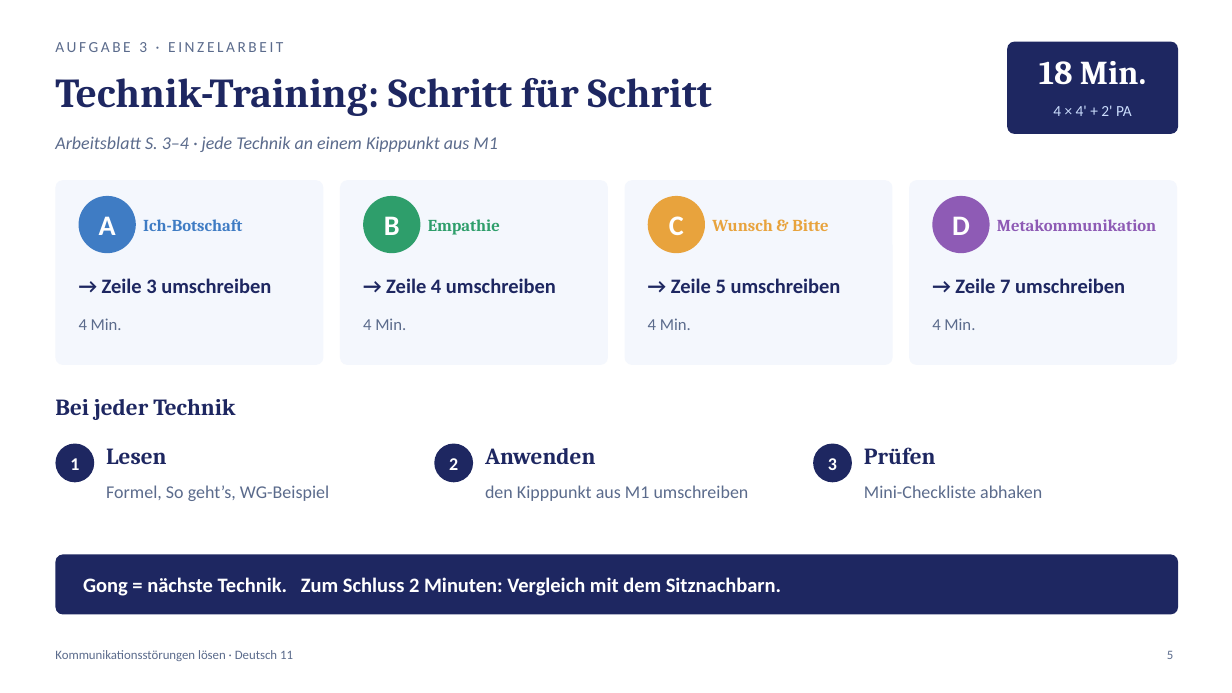
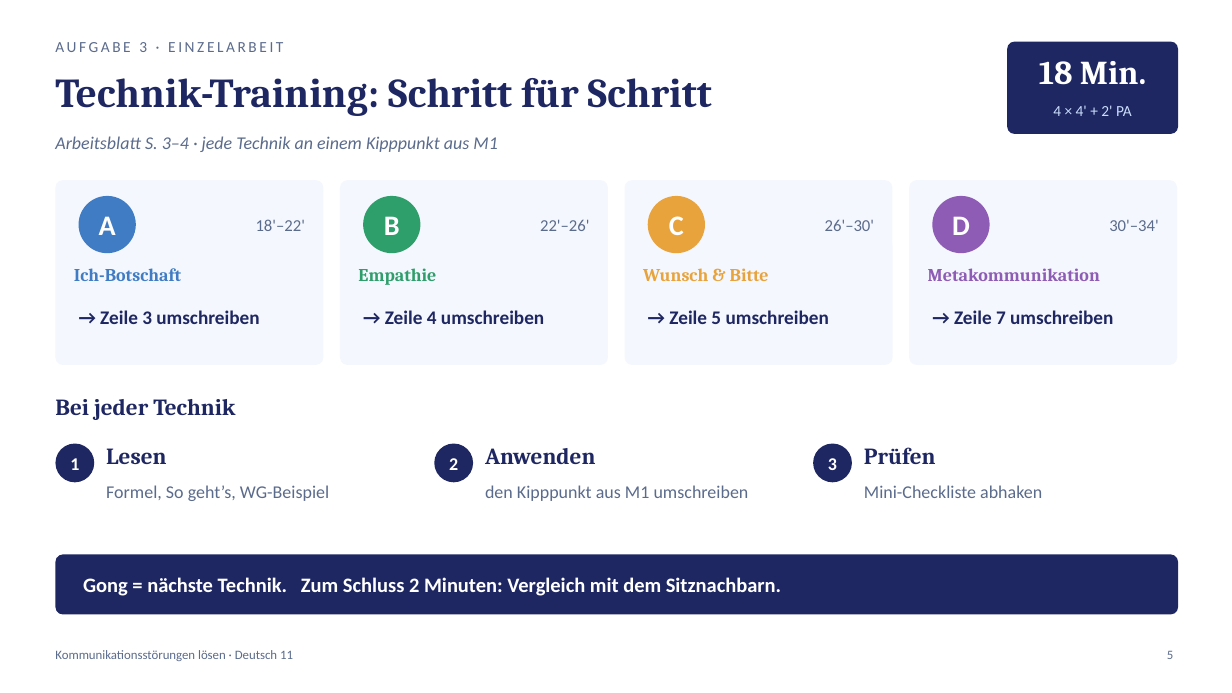
Before and after one commit to golzkonstantin-gif/Schule, a slide deck: slide 5 of Deutsch_11/Kommunikationsstoerungen_loesen/Praesentation_Kommunikationsstoerungen_loesen.pptx. Drawn at 1232x693 pixels with LibreOffice and Linux fonts; fonts in the diff are those of the drawing. Boxes give left, top, right and bottom in pixels: in the first picture for what was removed or moved away, otherwise in the second. Text is boxed around its words. In the diff, an @@ line names an element or a change of style, - is before the commit and + after.

```diff
--- a/Deutsch_11/Kommunikationsstoerungen_loesen/Praesentation_Kommunikationsstoerungen_loesen.pptx
+++ b/Deutsch_11/Kommunikationsstoerungen_loesen/Praesentation_Kommunikationsstoerungen_loesen.pptx
@@ text added at [256, 219, 305, 231], 13 pt, text #5B6B8C @@
+18'–22'
@@ text added at [540, 219, 589, 231], 13 pt, text #5B6B8C @@
+22'–26'
@@ text added at [825, 219, 874, 231], 13 pt, text #5B6B8C @@
+26'–30'
@@ text added at [1109, 220, 1158, 231], 13 pt, text #5B6B8C @@
+30'–34'
@@ text "Ich-Botschaft": place and size @@
-text "Ich-Botschaft" at [143, 219, 242, 231]
+text "Ich-Botschaft" at [74, 268, 181, 281]
@@ text "Empathie": place and size @@
-text "Empathie" at [428, 219, 500, 235]
+text "Empathie" at [358, 268, 436, 285]
@@ text "Wunsch & Bitte": place and size @@
-text "Wunsch & Bitte" at [712, 219, 828, 231]
+text "Wunsch & Bitte" at [643, 268, 769, 281]
@@ size 13 to 14 pt; vertical alignment middle to top in 4 elements at [74, 268, 181, 281], [358, 268, 436, 285], [643, 268, 769, 281], [928, 268, 1100, 281] @@
@@ text "Metakommunikation": place and size @@
-text "Metakommunikation" at [997, 219, 1156, 231]
+text "Metakommunikation" at [928, 268, 1100, 281]
@@ text "→ Zeile 3 umschreiben": place and size @@
-text "→ Zeile 3 umschreiben" at [102, 278, 271, 293]
+text "→ Zeile 3 umschreiben" at [100, 310, 259, 324]
@@ text removed at [79, 318, 122, 330] @@
-4 Min.
@@ text "→ Zeile 4 umschreiben": place and size @@
-text "→ Zeile 4 umschreiben" at [386, 278, 556, 293]
+text "→ Zeile 4 umschreiben" at [385, 310, 544, 324]
@@ text removed at [363, 318, 406, 330] @@
-4 Min.
@@ text "→ Zeile 5 umschreiben": place and size @@
-text "→ Zeile 5 umschreiben" at [671, 278, 841, 293]
+text "→ Zeile 5 umschreiben" at [669, 310, 829, 324]
@@ text removed at [648, 318, 691, 330] @@
-4 Min.
@@ text removed at [932, 318, 975, 330] @@
-4 Min.
@@ size 16 to 15 pt in 4 elements at [100, 310, 259, 324], [385, 310, 544, 324], [669, 310, 829, 324], [954, 310, 1113, 324] @@
@@ text "→ Zeile 7 umschreiben": place and size @@
-text "→ Zeile 7 umschreiben" at [955, 278, 1125, 293]
+text "→ Zeile 7 umschreiben" at [954, 310, 1113, 324]
```
Also in this commit, not shown: 1 other file.
